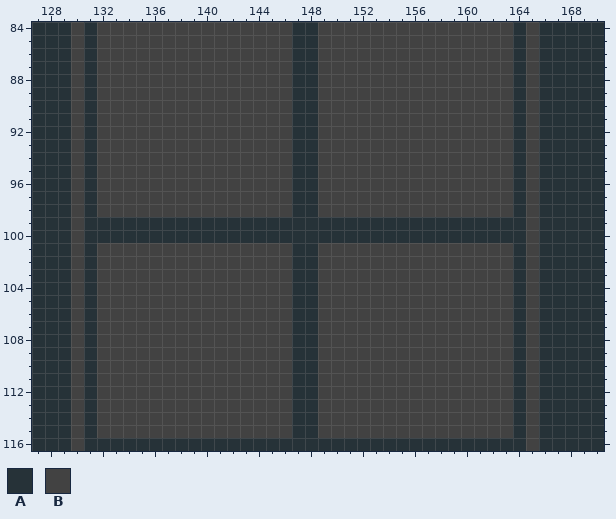
A pixel-art file gets an edit: works/object/object_0001.aseprite. Above: the version before the commit.
248x200 pixels, 1 frame. Colours within 5 levels of each other are drawn and written as one. Shown: x 127..170, y 84..116. The commit also changed other parts of the picture, which this record leaves out.
Visible layers, top first: "stamp", "body", "bg".
Palette (. is transparent): A #263238  B #424242
Pixels before, first column x 127:
 84 AAABABBBBBBBBBBBBBBBAABBBBBBBBBBBBBBBABAAAAA
 85 AAABABBBBBBBBBBBBBBBAABBBBBBBBBBBBBBBABAAAAA
 86 AAABABBBBBBBBBBBBBBBAABBBBBBBBBBBBBBBABAAAAA
 87 AAABABBBBBBBBBBBBBBBAABBBBBBBBBBBBBBBABAAAAA
 88 AAABABBBBBBBBBBBBBBBAABBBBBBBBBBBBBBBABAAAAA
 89 AAABABBBBBBBBBBBBBBBAABBBBBBBBBBBBBBBABAAAAA
 90 AAABABBBBBBBBBBBBBBBAABBBBBBBBBBBBBBBABAAAAA
 91 AAABABBBBBBBBBBBBBBBAABBBBBBBBBBBBBBBABAAAAA
 92 AAABABBBBBBBBBBBBBBBAABBBBBBBBBBBBBBBABAAAAA
 93 AAABABBBBBBBBBBBBBBBAABBBBBBBBBBBBBBBABAAAAA
 94 AAABABBBBBBBBBBBBBBBAABBBBBBBBBBBBBBBABAAAAA
 95 AAABABBBBBBBBBBBBBBBAABBBBBBBBBBBBBBBABAAAAA
 96 AAABABBBBBBBBBBBBBBBAABBBBBBBBBBBBBBBABAAAAA
 97 AAABABBBBBBBBBBBBBBBAABBBBBBBBBBBBBBBABAAAAA
 98 AAABABBBBBBBBBBBBBBBAABBBBBBBBBBBBBBBABAAAAA
 99 AAABAAAAAAAAAAAAAAAAAAAAAAAAAAAAAAAAAABAAAAA
100 AAABAAAAAAAAAAAAAAAAAAAAAAAAAAAAAAAAAABAAAAA
101 AAABABBBBBBBBBBBBBBBAABBBBBBBBBBBBBBBABAAAAA
102 AAABABBBBBBBBBBBBBBBAABBBBBBBBBBBBBBBABAAAAA
103 AAABABBBBBBBBBBBBBBBAABBBBBBBBBBBBBBBABAAAAA
104 AAABABBBBBBBBBBBBBBBAABBBBBBBBBBBBBBBABAAAAA
105 AAABABBBBBBBBBBBBBBBAABBBBBBBBBBBBBBBABAAAAA
106 AAABABBBBBBBBBBBBBBBAABBBBBBBBBBBBBBBABAAAAA
107 AAABABBBBBBBBBBBBBBBAABBBBBBBBBBBBBBBABAAAAA
108 AAABABBBBBBBBBBBBBBBAABBBBBBBBBBBBBBBABAAAAA
109 AAABABBBBBBBBBBBBBBBAABBBBBBBBBBBBBBBABAAAAA
110 AAABABBBBBBBBBBBBBBBAABBBBBBBBBBBBBBBABAAAAA
111 AAABABBBBBBBBBBBBBBBAABBBBBBBBBBBBBBBABAAAAA
112 AAABABBBBBBBBBBBBBBBAABBBBBBBBBBBBBBBABAAAAA
113 AAABABBBBBBBBBBBBBBBAABBBBBBBBBBBBBBBABAAAAA
114 AAABABBBBBBBBBBBBBBBAABBBBBBBBBBBBBBBABAAAAA
115 AAABABBBBBBBBBBBBBBBAABBBBBBBBBBBBBBBABAAAAA
116 AAABAAAAAAAAAAAAAAAAAAAAAAAAAAAAAAAAAABAAAAA
After:
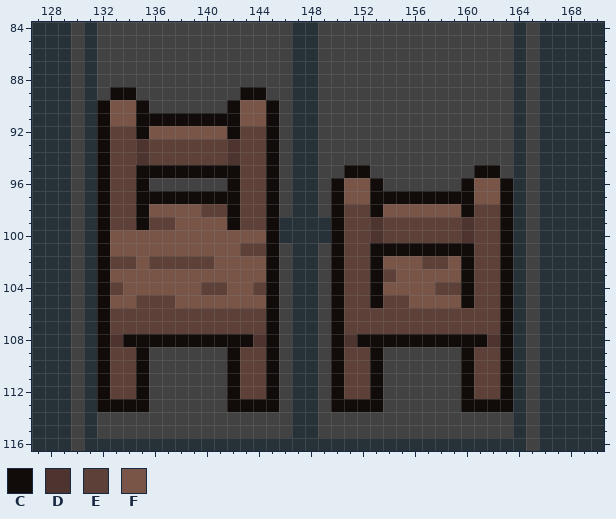
Colours new in this view: C #110b0a  D #4e342e  E #5d4037  F #795548
The edit:
Changed rows in their new state; - is an unchanged pixel.
Layer "body":
first column x 132:
 89 -CC--------CC-------------------
 90 CFFC------CFFC------------------
 91 CFFCCCCCCCCFFC------------------
 92 CEECFFFFFFCEEC------------------
 93 CEEDEEEEEEDEEC------------------
 94 CEEDEEEEEEDEEC------------------
 95 CEECCCCCCCCEEC-----CC--------CC-
 96 CEEC------CEEC----CFFC------CFFC
 97 CEECCCCCCCCEEC----CFFCCCCCCCCFFC
 98 CEECFFFFEECEEC----CEECFFFFFFCEEC
 99 CEECEEFFFFCEEC----CEEDEEEEEEDEEC
100 CFFFFFFFFFFFFC----CEEDEEEEEEDEEC
101 CFFFFFFFFFFEEC----CEECCCCCCCCEEC
102 CEEFEEEEEFFFFC----CEECFFFEEFCEEC
103 CFFFFFFFFFFFFC----CEECEFFFFFCEEC
104 CEFFFFFFEEFFEC----CEECFFFFEECEEC
105 CFFEEEFFFFFFFC----CEECEEFFFFCEEC
106 CEEEEEEEEEEEEC----CEEEEEEEEEEEEC
107 CEEEEEEEEEEEEC----CEEEEEEEEEEEEC
108 CDCCCCCCCCCCDC----CDCCCCCCCCCCDC
109 CEEC------CEEC----CEEC------CEEC
110 CEEC------CEEC----CEEC------CEEC
111 CEEC------CEEC----CEEC------CEEC
112 CEEC------CEEC----CEEC------CEEC
113 CCCC------CCCC----CCCC------CCCC
Boxes around the changes in both pictures, in picture pixels (x1, y1, x2, y2):
changed: (97, 87, 513, 412)
